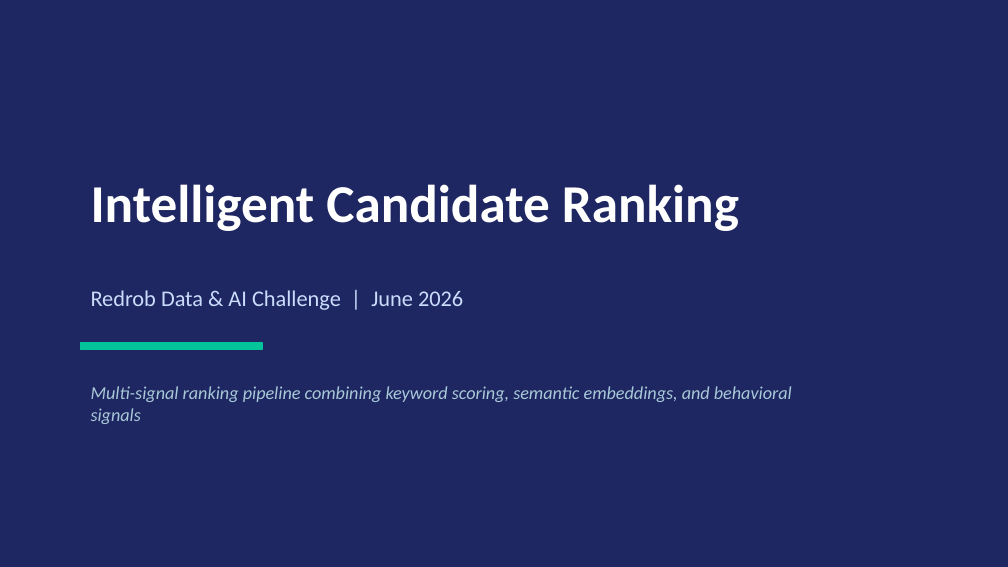
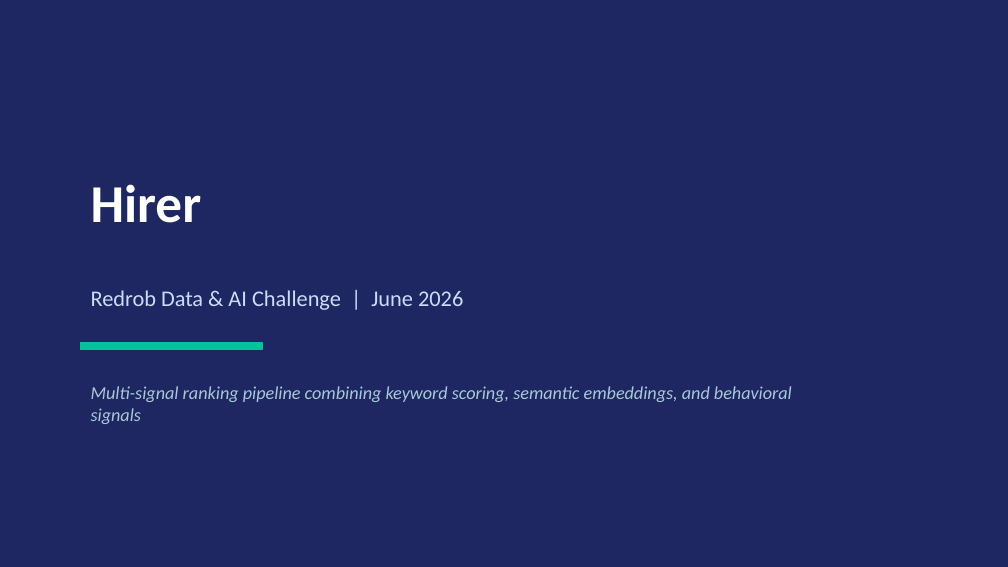
Before and after one commit to Sidvortex/Hirer, a slide deck: slide 1 of presentation.pptx. Drawn at 1008x567 pixels with LibreOffice and Linux fonts; fonts in the diff are those of the drawing. Boxes give left, top, right and bottom in pixels: in the first picture for what was removed or moved away, otherwise in the second. Text is boxed around its words. In the diff, an @@ line names an element or a change of style, - is before the commit and + after.

```diff
--- a/presentation.pptx
+++ b/presentation.pptx
@@ text at [91,184,202,223]: text changed @@
-Intelligent Candidate Ranking
+Hirer
```
Also in this commit, not shown: 3 other slides changed.
